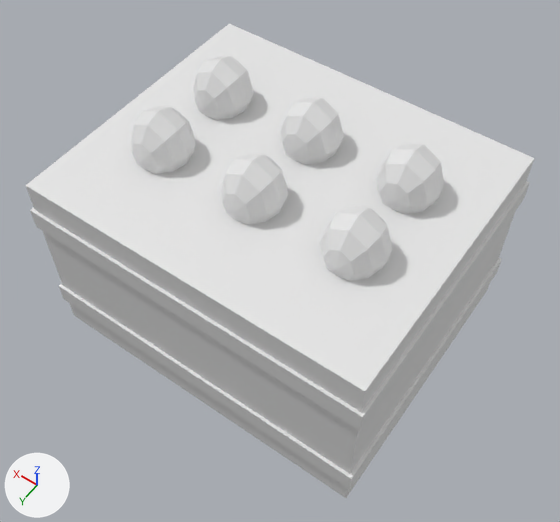
Before and after pictures for a commit that changed the glTF model models/world/farm-crate.glb.
Rendered twice from a 50 mm camera at (-0.968, 1.375, 2.406) aimed at (-0.041, 0.078, 0.367). Lighting does not change. The marker at lower left points along +X, +Y and +Z. The first picture is the older version. Vertices at exactly the same position are counted once.

The older version as bpy lines, for what is in view:
```python
mat_vc = principled_material('vc')
mat_vc.base_color = (0.8, 0.8, 0.8)  # white #e7e7e7
me_mesh_0 = bpy.data.meshes.new('Mesh_0')
me_mesh_0.from_pydata(...)  # 276 vertices, 516 faces; spans x -0.61..0.61, y -0.51..0.51, z 0.0..0.87
me_mesh_0.materials.append(mat_vc)  # white #e7e7e7
ob_farm_crate = bpy.data.objects.new('farm-crate', me_mesh_0)
ob_farm_crate.location = (0.0, 0.0, 0.0)
```
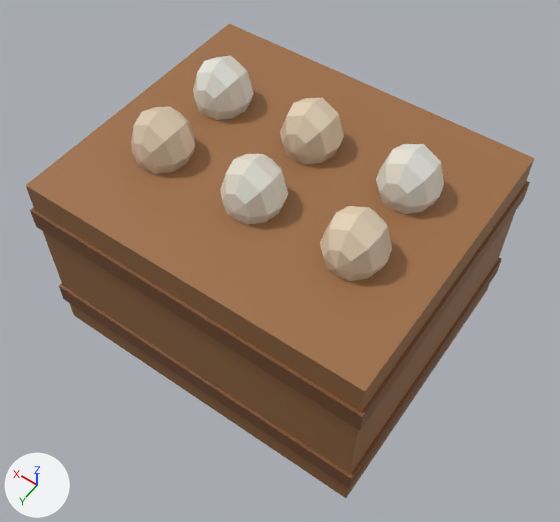
Changed parts and their boxes [x1, y1, x2, y2] in the pictures (560 x 522 px):
'farm-crate', recoloured (darker): [26, 24, 534, 498] in both

The change, as a list of edits to the scene's bpy script:
```text
Change mat_vc:
    add n2 = _N.new('ShaderNodeMix'); n2.name = 'Mix'
    add n2.data_type = 'RGBA'
    add n2.blend_type = 'MULTIPLY'
    add n2.inputs[0].default_value = 1.0  # 'Factor'
    add n2.inputs[7].default_value = (0.8, 0.8, 0.8, 1.0)  # 'B', white #e7e7e7
    add n3 = _N.new('ShaderNodeVertexColor'); n3.name = 'Color Attribute'
    where n0 = _N.new('ShaderNodeBsdfPrincipled'); n0.name = 'Principled BSDF'
    add _L.new(n2.outputs[2], n0.inputs[0])  # 'Result' to 'Base Color'
    add _L.new(n3.outputs[0], n2.inputs[6])  # 'Color' to 'A'
Change me_mesh_0:
    where me_mesh_0.from_pydata(...)  # 276 vertices, 516 faces; spans x -0.61..0.61, y -0.51..0.51, z 0.0..0.87
    used by ob_farm_crate; location = (0.0, 0.0, 0.0)
    me_mesh_0 part 1: vertex colours changed
```
